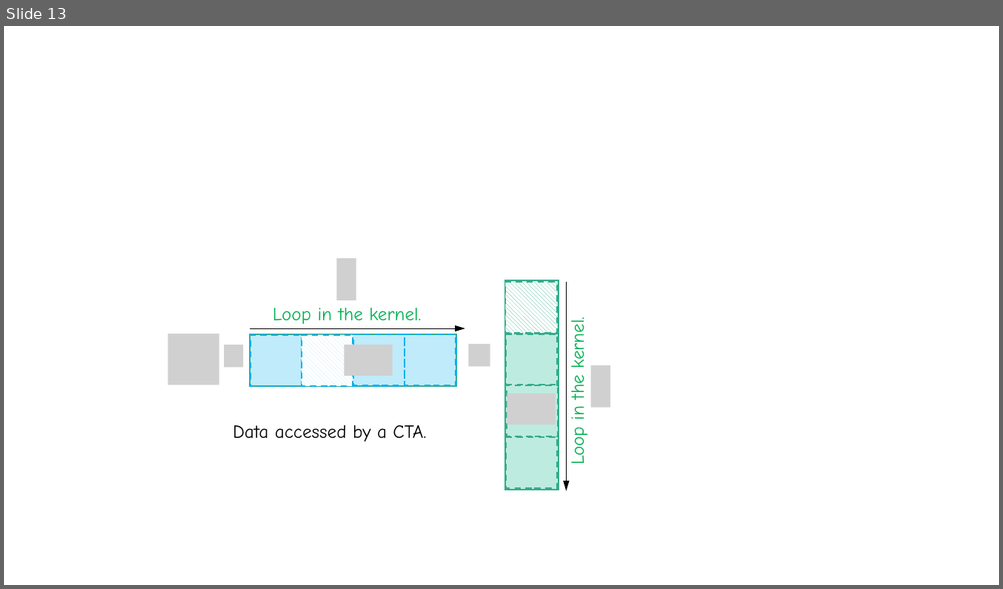
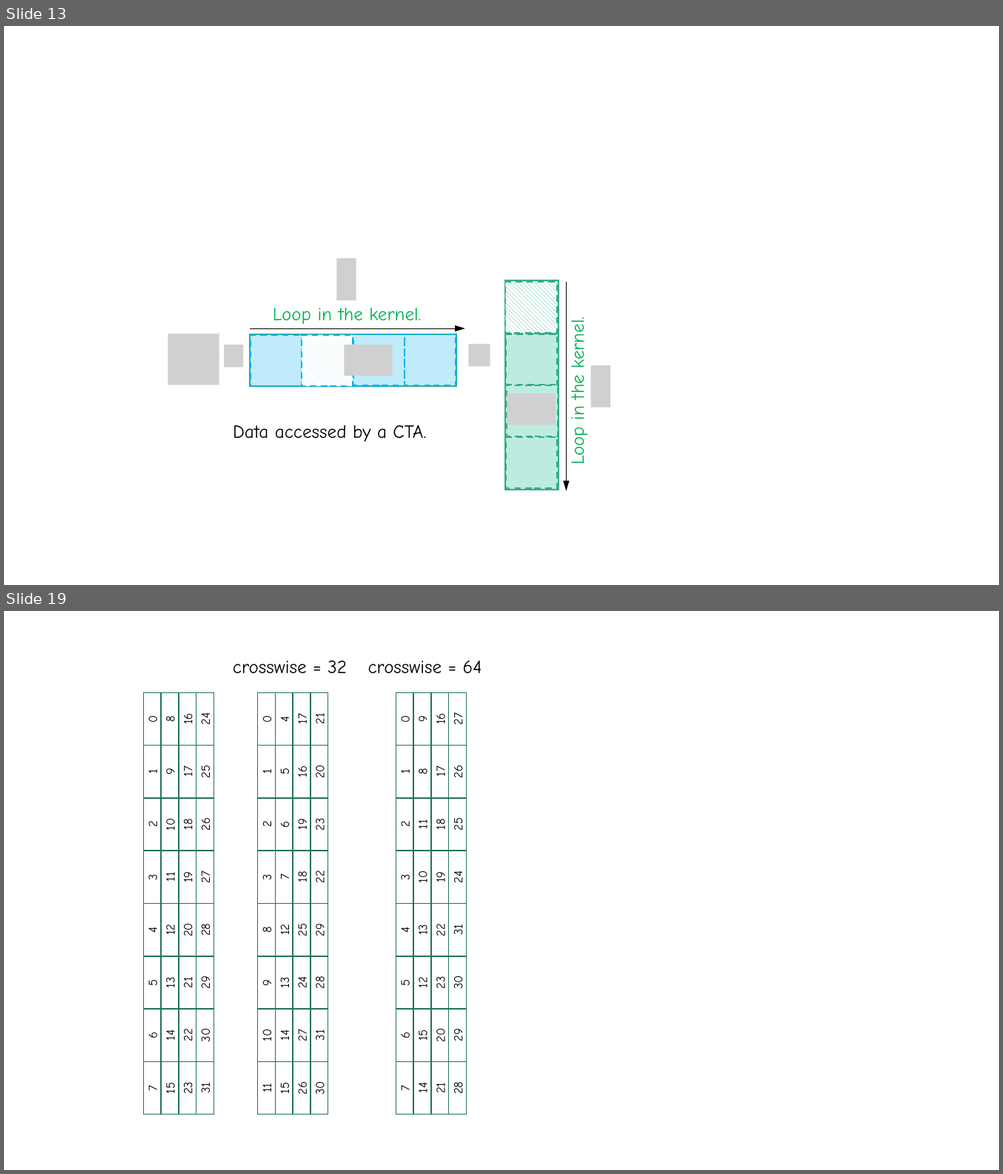
Before and after one commit to lcy-seso/DLFrameworkTest, a slide deck: Cuda/sgemm/figures/GEMM-on-GPU.pptx. Shown one above the other, each under a label of ours: slide 13 before the commit, slides 13 and 19 after it; the slides between them are not shown. The pictures are 1003x589 and 1003x1174 pixels, drawn with LibreOffice and Linux fonts; fonts in the diff are those of the drawing; grey boxes stand for pictures. Boxes give left, top, right and bottom in pixels: in the first picture for what was removed or moved away, otherwise in the second. Text is boxed around its words. In the diff, an @@ line names an element or a change of style, - is before the commit and + after.

```diff
--- a/Cuda/sgemm/figures/GEMM-on-GPU.pptx
+++ b/Cuda/sgemm/figures/GEMM-on-GPU.pptx
@@ slide 19 added at <box>4,611,999,1170</box>, background #FFFFFF @@
@@ group added at <box>233,661,347,1116</box>: 32 rectangles, 1 text @@
+1
+2
+3
+8
+9
+10
+11
+0
+5
+6
+7
+12
+13
+14
+15
+4
+16
+19
+18
+25
+24
+27
+26
+17
+20
+23
+22
+29
+28
+31
+30
+21
+crosswise = 32
@@ group added at <box>368,661,482,1116</box>: 32 rectangles, 1 text @@
+1
+2
+3
+4
+5
+6
+7
+0
+8
+11
+10
+13
+12
+15
+14
+9
+17
+18
+19
+22
+23
+20
+21
+16
+26
+25
+24
+31
+30
+29
+28
+27
+crosswise = 64
@@ group added at <box>144,692,214,1116</box>: 32 rectangles @@
+1
+2
+3
+4
+5
+6
+7
+0
+9
+10
+11
+12
+13
+14
+15
+8
+17
+18
+19
+20
+21
+22
+23
+16
+25
+26
+27
+28
+29
+30
+31
+24
```
Also in this commit, not shown: 6 other slides added, 21 other files.
